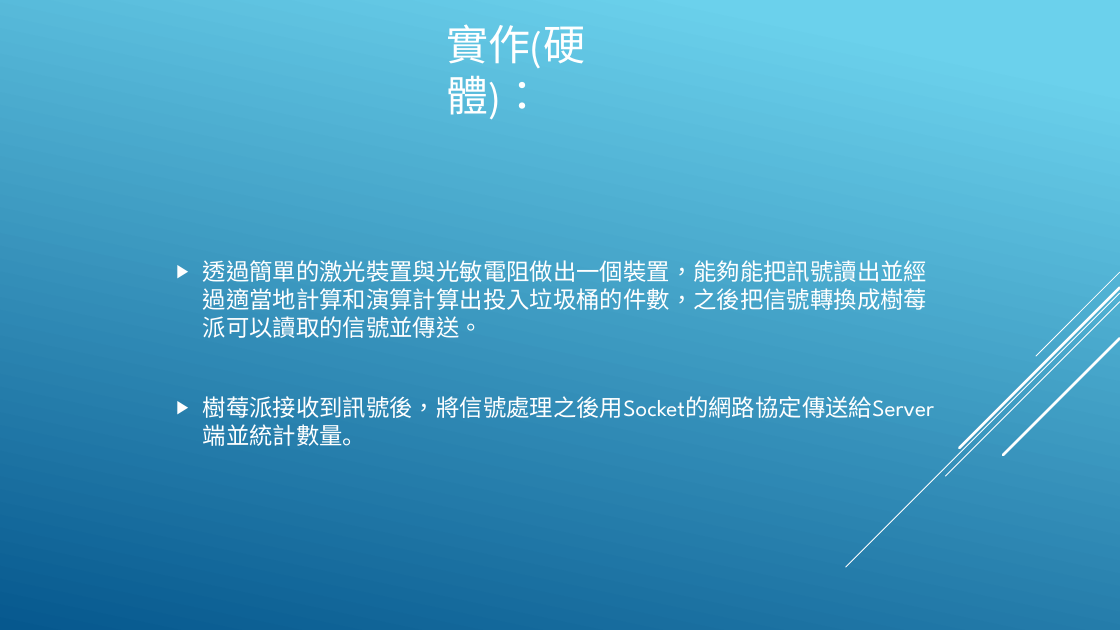
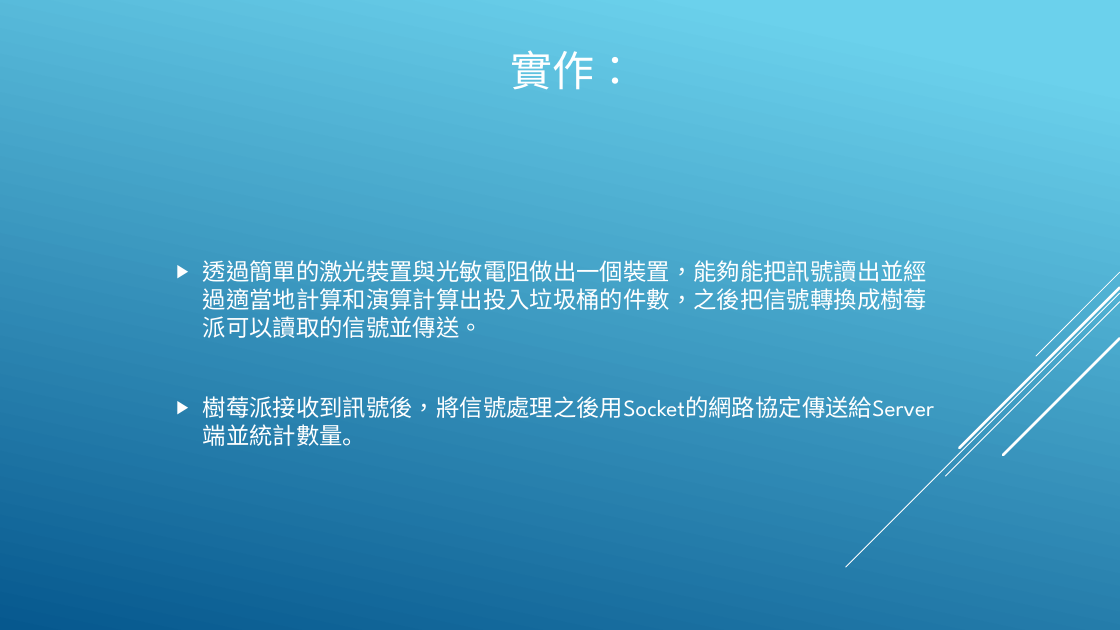
Before and after one commit to DennySORA/Environmental_Sustainability_Partition_Hackathon_2018, a slide deck: slide 6 of doc/永續發展 - 淨灘.pptx (slide 4 before the commit). Drawn at 1120x630 pixels with LibreOffice and Linux fonts; fonts in the diff are those of the drawing. Boxes give left, top, right and bottom in pixels: in the first picture for what was removed or moved away, otherwise in the second. Text is boxed around its words. In the diff, an @@ line names an element or a change of style, - is before the commit and + after.

```diff
--- a/doc/永續發展 - 淨灘.pptx
+++ b/doc/永續發展 - 淨灘.pptx
@@ title at <box>510,50,636,90</box>: text changed @@
-實作(硬體)：
+實作：
```
Also in this commit, not shown: 2 other slides changed, 3 slides added, 2 slides removed, 1 other file.
